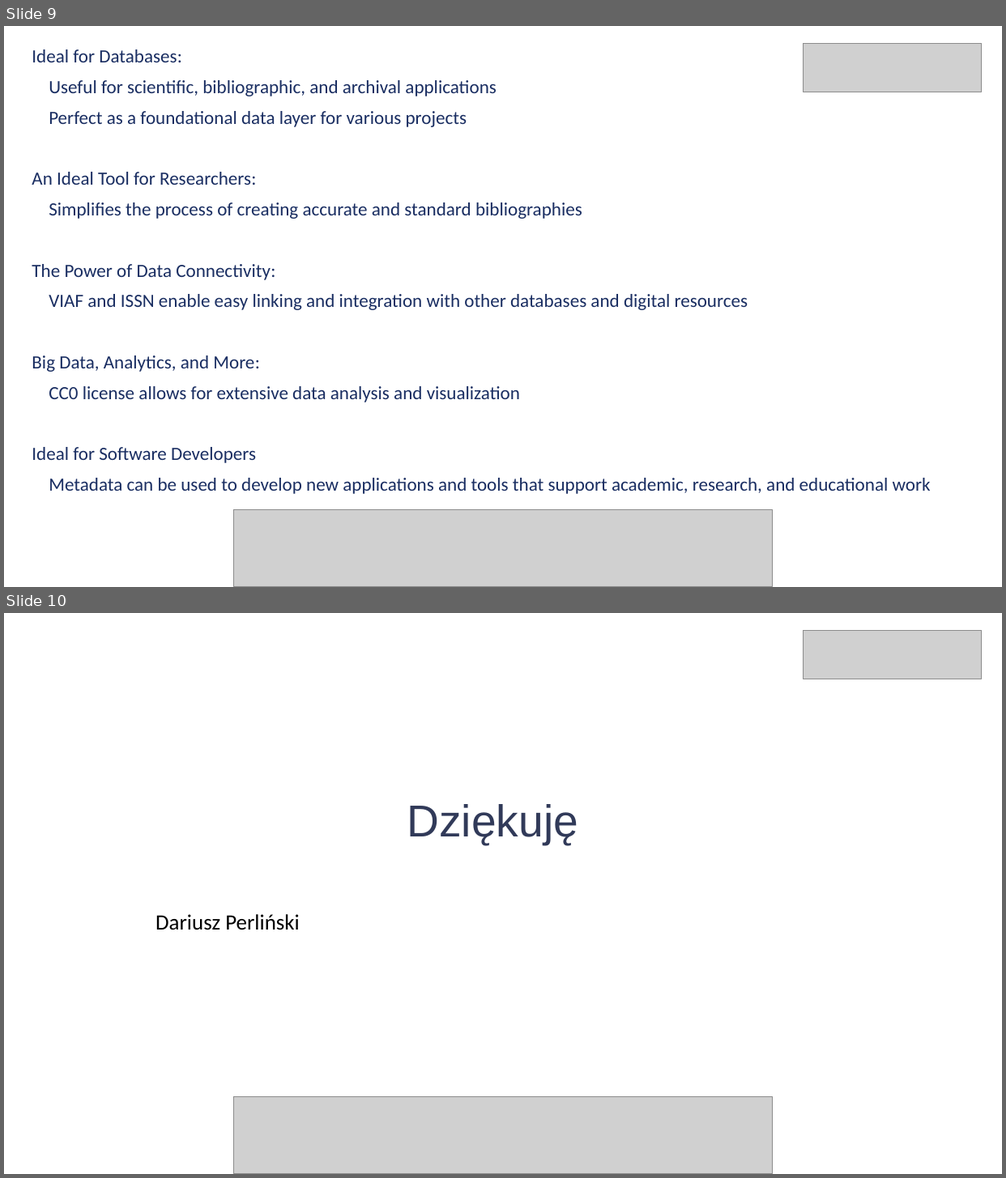
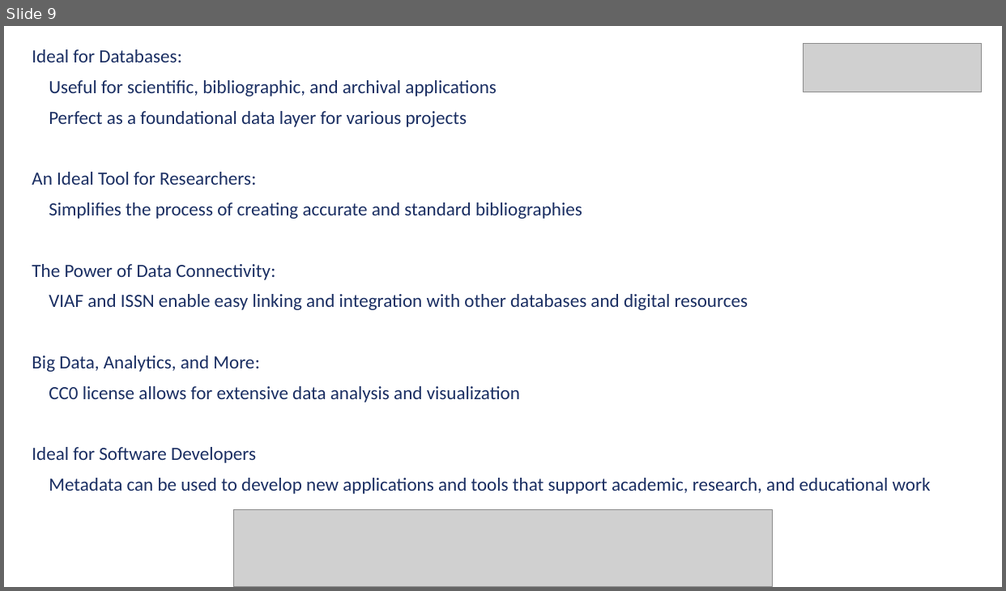
Before and after one commit to CHC-Computations/Miedzynarodowy-zasob-literackich-metadanych-bibliograficznych, a slide deck: READ_ME_International resource of literary bibliographic metadata.pptx. Shown one above the other, each under a label of ours: slides 9 and 10 before the commit, slide 9 after it. The pictures are 1006x1178 and 1006x591 pixels, drawn with LibreOffice and Linux fonts; fonts in the diff are those of the drawing; grey boxes stand for pictures. Boxes give left, top, right and bottom in pixels: in the first picture for what was removed or moved away, otherwise in the second. Text is boxed around its words. In the diff, an @@ line names an element or a change of style, - is before the commit and + after.

```diff
--- a/READ_ME_International resource of literary bibliographic metadata.pptx
+++ b/READ_ME_International resource of literary bibliographic metadata.pptx
@@ slide 10 removed at box(4, 613, 1002, 1174), background #FFFFFF @@
@@ picture removed at box(803, 630, 982, 679) @@
@@ text removed at box(407, 804, 578, 845) @@
-Dziękuję
@@ text removed at box(155, 914, 300, 931) @@
-Dariusz Perliński
@@ picture removed at box(234, 1097, 773, 1174) @@
```
Also in this commit, not shown: 1 slide added.
